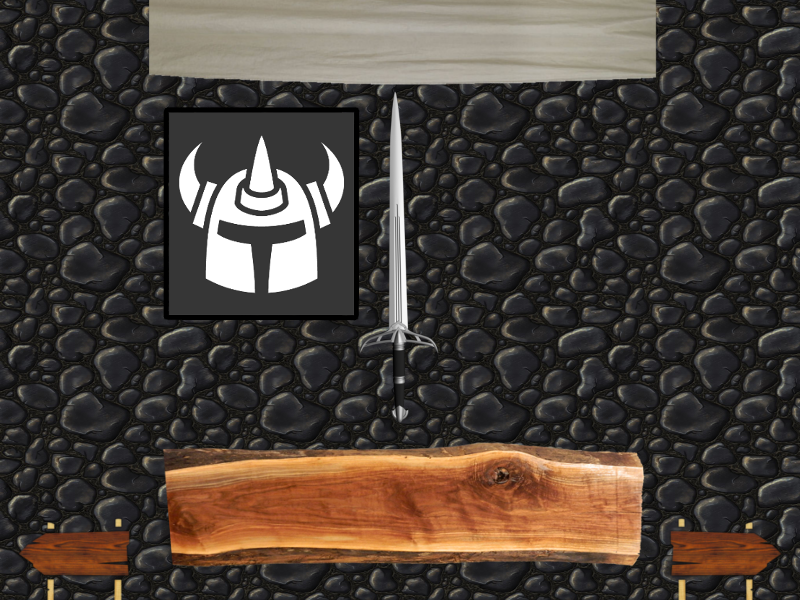
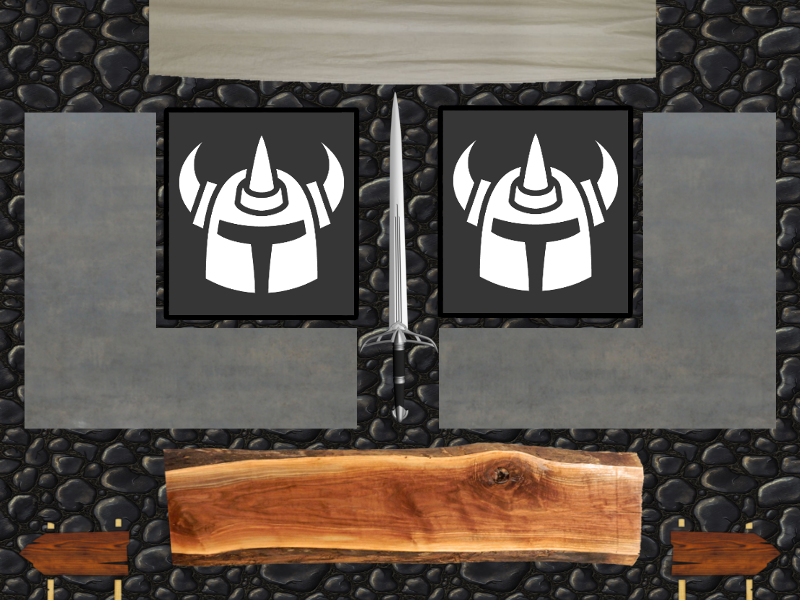
Layered file, before and after one edit (800 x 600). Changes by layer:
added layer "plaque.png" above "p2Label" over [24,112,776,430]
added layer "p2Image" above "p1Image" over [437,104,634,319]
